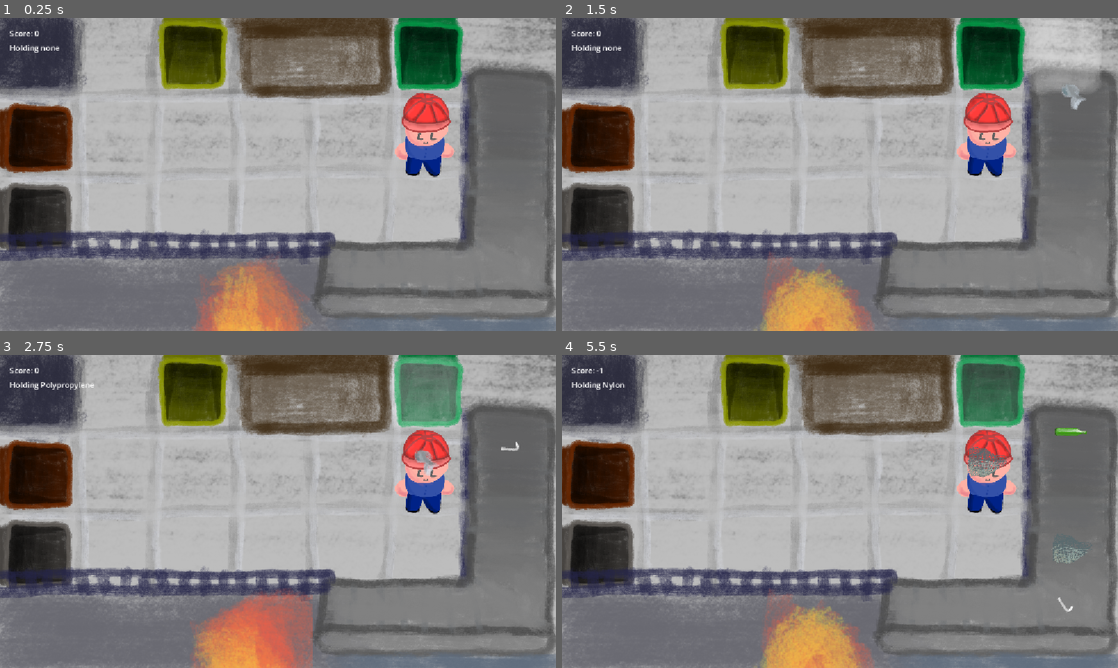
Above: before the commit, frames 1-4 (two rows, left to right).
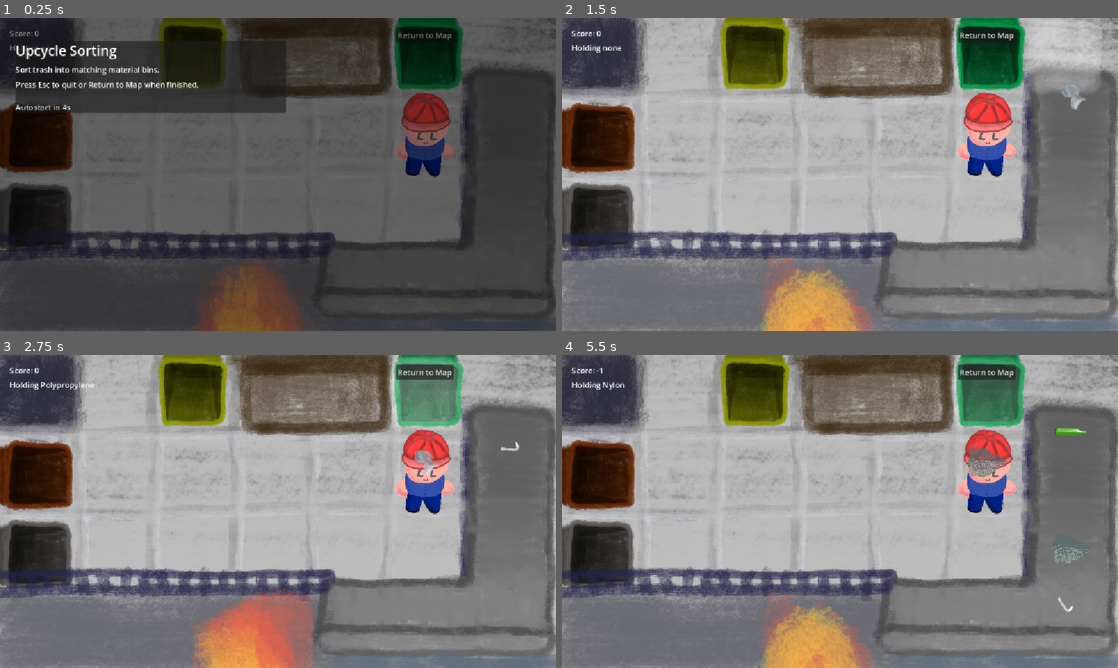
Above: after the commit, the same moments.

Repository: helloworld2540/isle2
Game: Godot game, scene res://scenes/upcycle.tscn
Same seed, same stepped clock (60 frames per second), same inputs: the game is played once before the commit and once after it.
Inputs (mouse positions are in pixels of both pictures, inside the frame that each line leads up to):
- Up to frame 1 (0.25 s): no input
- Up to frame 2 (1.5 s): tap Enter (ui_accept) at 0.5, 0.77, 0.8, 1.07 s; move the mouse to (962, 158) at 0.52 s; hold Space (ui_select) 0.53-1.25 s; click (962, 158) at 0.67 s; drag from (728, 190) to (812, 237) at 1.27 s
- Up to frame 3 (2.75 s): move the mouse to (333, 442) at 2.02 s; hold Space (ui_select) from 2.03 s (still down); click (333, 442) at 2.17 s; tap Enter (ui_accept) at 2.3 s
- Up to frame 4 (5.5 s): release Space (ui_select) at 2.75 s; drag from (812, 574) to (673, 464) at 2.77 s; move the mouse to (1006, 558) at 3.52 s; hold Enter (ui_accept) 3.53-4.25 s; click (1006, 558) at 3.67 s; tap Escape (ui_cancel) at 4.15 s; drag from (673, 464) to (756, 433) at 4.27 s; move the mouse to (867, 511) at 5.02 s; hold Space (ui_select) from 5.03 s (still down); click (867, 511) at 5.17 s; tap Enter (ui_accept) at 5.3 s

The runs differ from the first frame. In frame 1, 96% of the frame differs, in the area x 0-100%, y 0-100%; in frame 2, 0.2%; in frame 3, 0.5%; in frame 4, 0.5%.
Error before the commit: Parse Error: Identifier "AccentBGMPlaceholder" not declared in the current scope. (res://scripts/minigame_intro.gd:45)

Commit message:
polish: [`tutorial`] Polish: [minigame] input-dismiss and autostart countdown on the intro overlay

Diff:
--- a/scripts/minigame_intro.gd
+++ b/scripts/minigame_intro.gd
@@ -1,50 +1,85 @@
 extends CanvasLayer
-# Temporary overlay summarizing controls for each minigame.
-var timer: float = 4.0
-var intro_title := "Mini-game"
-var intro_lines: Array = []
+
+# Lightweight pre-round overlay. It is fully configured before entering
+# the scene tree, so _ready can build the UI with the final text.
+class_name MinigameIntro
+
+@export var intro_title := "Mini-game"
+@export var intro_lines: Array = []
+@export var duration := 3.5
+
+var _timer := 0.0
 var _next_scene := ""
-func configure(title_text: String, lines: PackedStringArray, next_scene: String) -> void:
-	intro_title = title_text
-	intro_lines = lines
-	_next_scene = next_scene
-var dismiss_label: Label
+var _panel: Control
+var _dismiss_label: Label
 
 func _ready() -> void:
 	layer = 99
+	process_mode = Node.PROCESS_MODE_ALWAYS
+	_timer = duration
+	_build_ui()
+	set_process(true)
+
+func configure(title_text: String, lines: Array, next_scene: String = "") -> void:
+	intro_title = title_text
+	intro_lines = lines.duplicate()
+	_next_scene = next_scene
+	if is_inside_tree():
+		_build_ui()
+
+func setup(title_text: String, lines: Array) -> void:
+	configure(title_text, lines)
+
+func _build_ui() -> void:
+	for child in get_children():
+		child.queue_free()
+
 	var bg := ColorRect.new()
-	bg.color = Color(0, 0, 0, 0.45)
-	bg.set_anchors_preset(Control.PRESET_FULL_RECT)
+	bg.color = Color(0, 0, 0, 0.48)
+	bg.anchor_right = 1.0
+	bg.anchor_bottom = 1.0
+	bg.mouse_filter = Control.MOUSE_FILTER_STOP
 	add_child(bg)
-	var panel := VBoxContainer.new()
-	panel.position = Vector2(40, 60)
-	add_child(panel)
+
+	_panel = PanelContainer.new()
+	_panel.position = Vector2(32, 48)
+	_panel.custom_minimum_size = Vector2(560, 0)
+	add_child(_panel)
+
+	var box := VBoxContainer.new()
+	box.add_theme_constant_override("separation", 8)
+	_panel.add_child(box)
+
 	var title := Label.new()
 	title.text = intro_title
-	title.add_theme_font_size_override("font_size", 32)
-	panel.add_child(title)
+	title.add_theme_font_size_override("font_size", 28)
+	box.add_child(title)
+
 	for line in intro_lines:
-		var l := Label.new()
-		l.text = line
-		panel.add_child(l)
-	dismiss_label = Label.new()
-	dismiss_label.text = "Starting in %ds..." % int(timer)
-	panel.add_child(dismiss_label)
+		var line_label := Label.new()
+		line_label.text = str(line)
+		line_label.autowrap_mode = TextServer.AUTOWRAP_WORD_SMART
+		line_label.custom_minimum_size = Vector2(520, 0)
+		box.add_child(line_label)
 
-func setup(title_text: String, lines: Array) -> void:
-	_title_text = title_text
-	_lines_arr = lines
+	var spacer := Control.new()
+	spacer.custom_minimum_size = Vector2(0, 8)
+	box.add_child(spacer)
 
-var _title_text := "Mini-game"
-var _lines_arr: Array = []
-func _title() -> String: return _title_text
-func _lines() -> Array: return _lines_arr
+	_dismiss_label = Label.new()
+	_dismiss_label.text = "Autostart in %ds" % int(ceil(_timer))
+	_dismiss_label.modulate = Color(0.85, 0.95, 1.0, 0.9)
+	box.add_child(_dismiss_label)
 
 func _process(delta: float) -> void:
-	timer -= delta
-	AccentBGMPlaceholder = null
+	if _timer <= 0.0:
+		return
+	_timer = max(0.0, _timer - delta)
+	if _dismiss_label:
+		_dismiss_label.text = "Autostart in %ds" % int(max(1.0, ceil(_timer))) if _timer > 0.0 else "Launching..."
+	if _timer <= 0.0:
+		queue_free()
 
-	if dismiss_label:
-		dismiss_label.text = "Starting in %ds..." % int(max(0, ceil(timer)))
-	if timer <= 0.0 or Input.is_action_just_pressed("ui_accept") or Input.is_action_just_pressed("ui_cancel"):
+func _input(event: InputEvent) -> void:
+	if event.is_action_pressed("ui_accept") or event.is_action_pressed("ui_cancel") or event.is_action_pressed("ui_select"):
 		queue_free()
